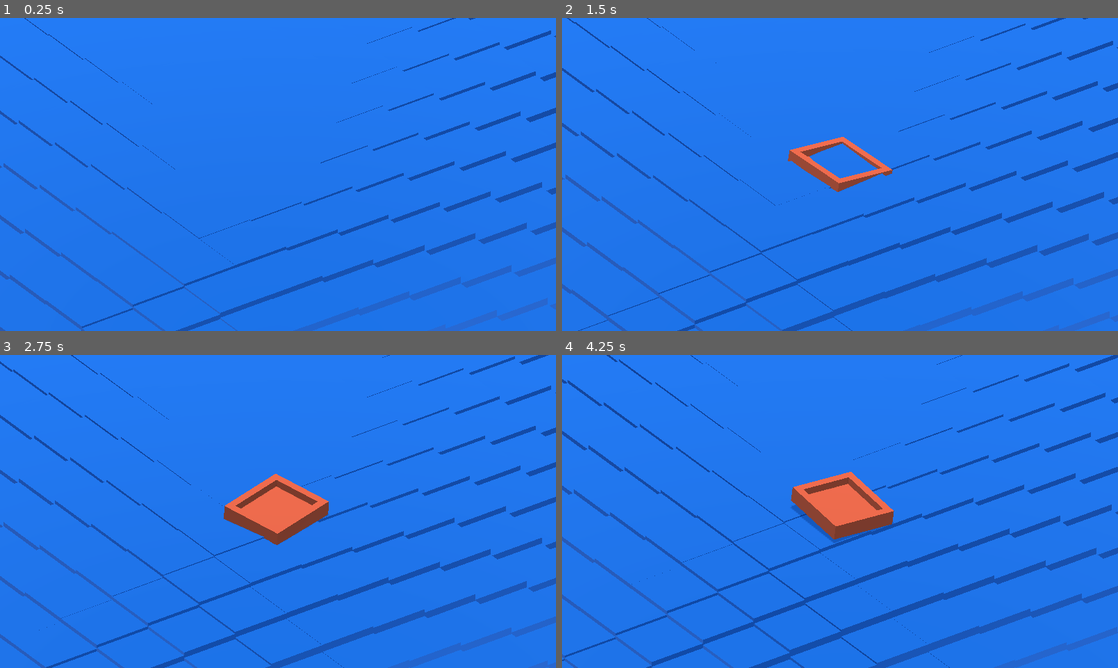
Above: before the commit, frames 1-4 (two rows, left to right).
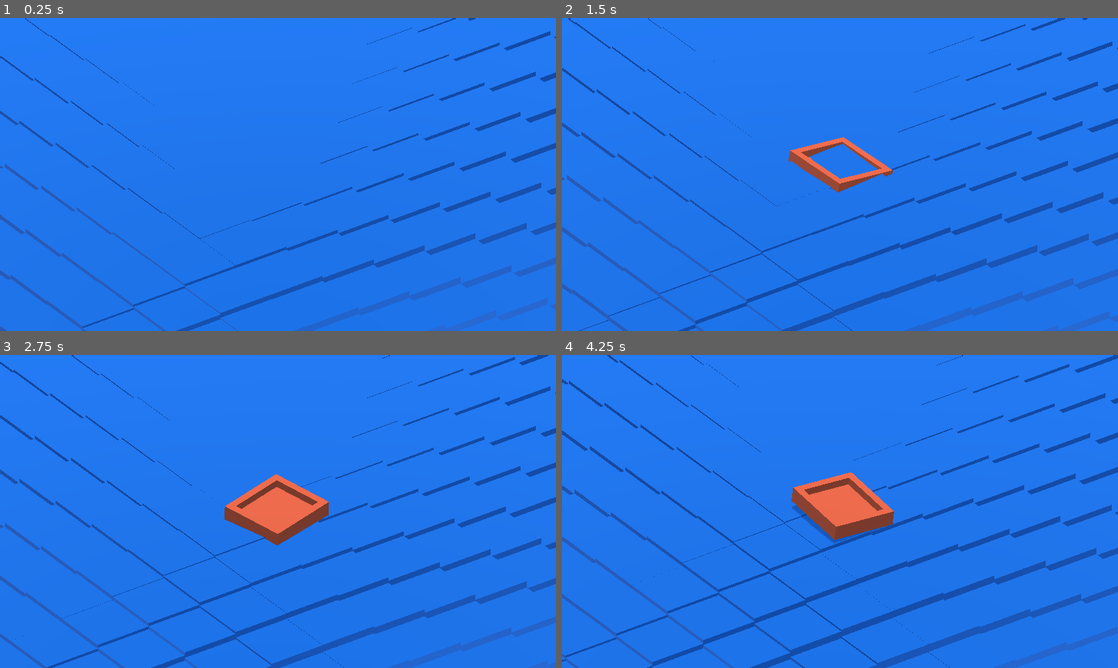
Above: after the commit, the same moments.

Repository: DennisSmuda/low-rez-voxel-demo
Game: Godot game, scene res://scenes/main_scene.tscn
Same seed, same stepped clock (60 frames per second), same inputs: the game is played once before the commit and once after it. The project has no main scene, so this scene is started directly.
Inputs:
- Up to frame 1 (0.25 s): no input
- Up to frame 2 (1.5 s): hold L (move_right) 0.53-1.28 s; tap / (decrease_weather) at 0.6 s; hold J (move_down) from 1.28 s (still down); tap } (increase_weather) at 1.35 s
- Up to frame 3 (2.75 s): release J (move_down) at 2.03 s; hold L (move_right) from 2.03 s (still down); tap / (decrease_weather) at 2.1 s
- Up to frame 4 (4.25 s): release L (move_right) at 2.78 s; hold K (move_up) 2.78-3.53 s; tap } (increase_weather) at 2.85 s; hold H (move_left) from 3.53 s (still down); tap / (decrease_weather) at 3.6 s

The runs differ from the first frame. In frame 1, 1.1% of the frame differs, in the area x 0-100%, y 0-100%; in frame 2, 1.3%; in frame 3, 1.4%; in frame 4, 1.5%.

Commit message:
add readme + screenshots

Diff:
--- a/project.godot
+++ b/project.godot
@@ -20,7 +20,7 @@
 window/size/viewport_height=1080
 window/size/window_width_override=1920
 window/size/window_height_override=1080
-window/stretch/mode="canvas_items"
+window/stretch/mode="viewport"
 
 [input]
 
Binary file added: resources/screenshots/display_settings.png
Binary file added: resources/screenshots/new.png
Binary file added: resources/screenshots/old.png
Binary file added: resources/screenshots/scene_setup.png
Binary file added: resources/screenshots/viewport_settings.png
Binary file added: resources/screenshots/viewport_texture.png
Not shown, added: README.md
Not shown, added: resources/screenshots/demo_gif_low_res.gif
